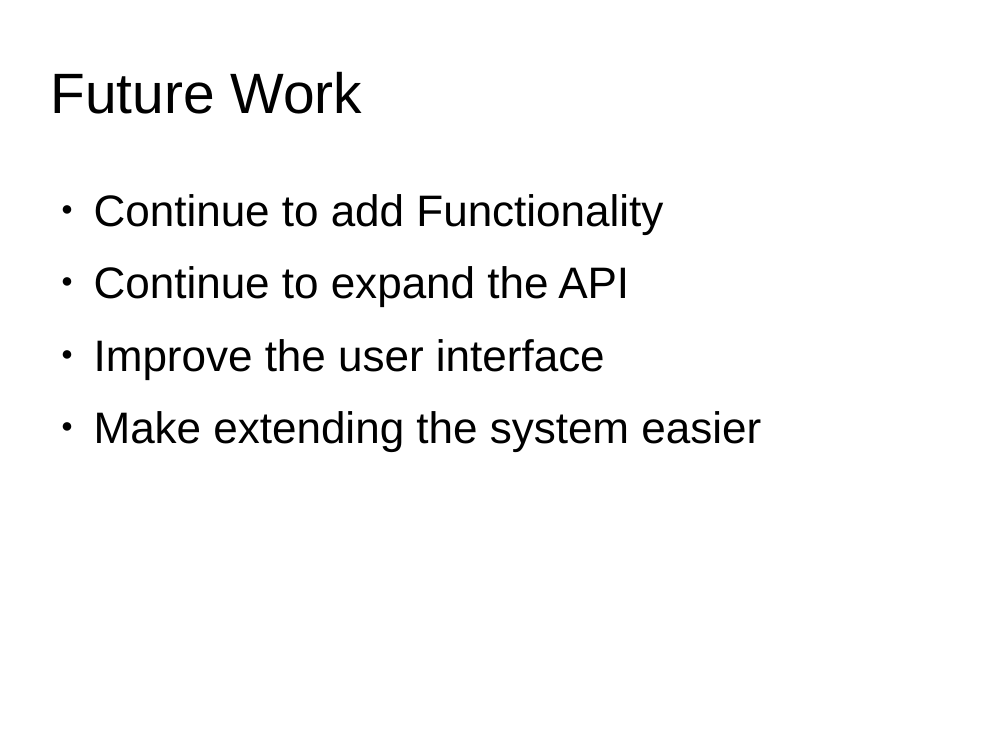
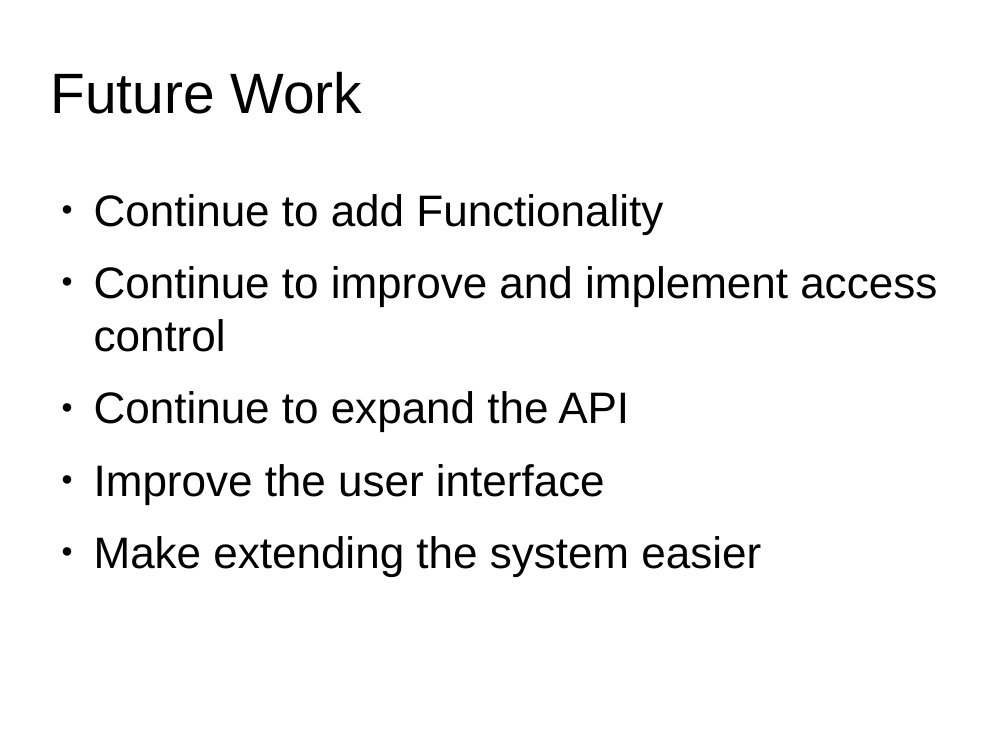
Before and after one commit to 0xCafeDude/crossPlatformAlternativeHomeOS, a slide deck: slide 13 of presentation/presentation.odp (slide 11 before the commit). Drawn at 1008x756 pixels with LibreOffice and Linux fonts; fonts in the diff are those of the drawing; background and template pictures are left out. Boxes give left, top, right and bottom in pixels: in the first picture for what was removed or moved away, otherwise in the second. Text is boxed around its words. In the diff, an @@ line names an element or a change of style, - is before the commit and + after.

```diff
--- a/presentation/presentation.odp
+++ b/presentation/presentation.odp
@@ text at bbox=[94, 266, 937, 352]: paragraph added @@
+● Continue to improve and implement access control
```
Also in this commit, not shown: 3 slides added, 1 slide removed.
